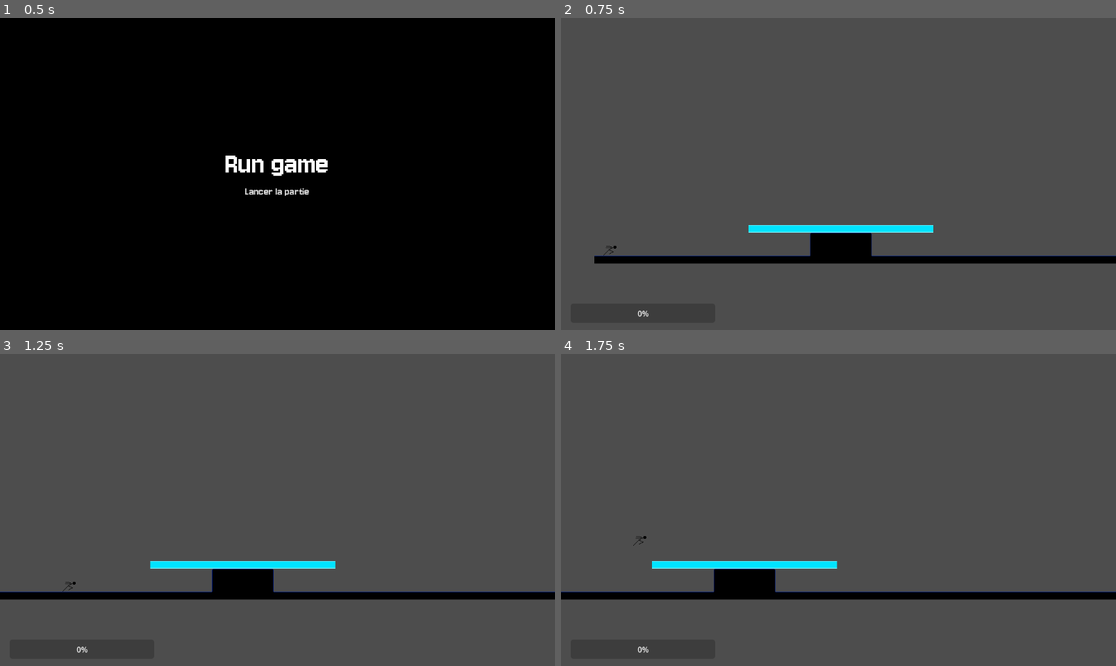
Above: before the commit, frames 1-4 (two rows, left to right).
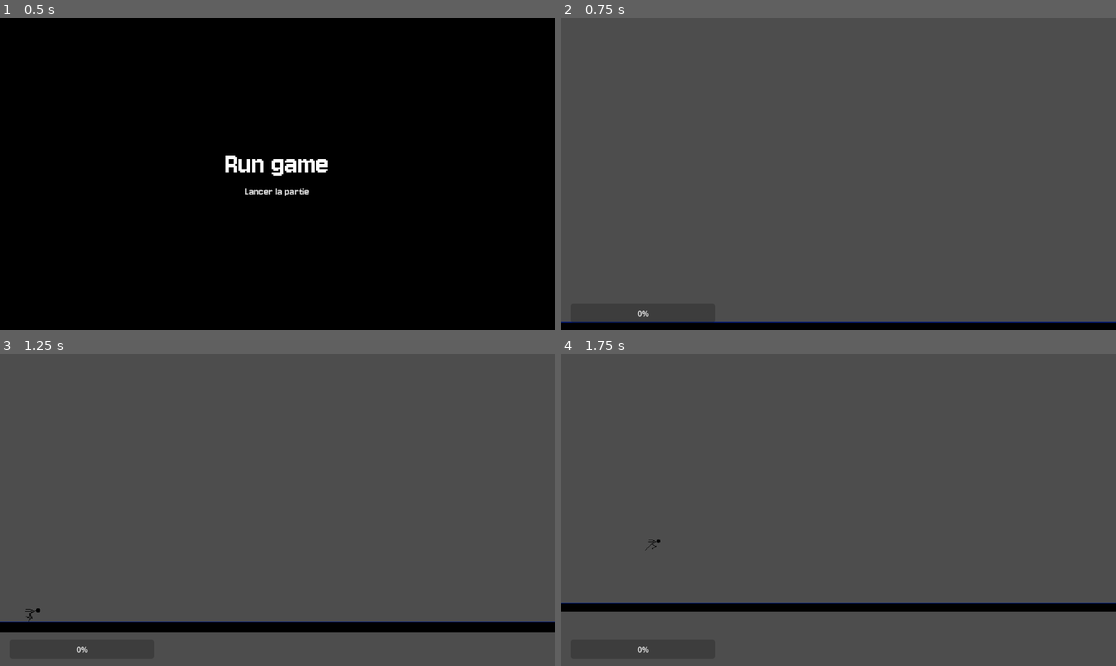
Above: after the commit, the same moments.

Repository: lcourseaux0202/rungame
Game: Godot game, scene res://Scenes/UI/StartMenu.tscn
Two runs of this game, one before a commit and one after it. Both use one fixed random seed, a clock stepped at 60 frames per second and the inputs below.
Inputs:
- Up to frame 1 (0.5 s): no input
- Up to frame 2 (0.75 s): click "Lancer la partie" at 0.5 s
- Up to frame 3 (1.25 s): no input
- Up to frame 4 (1.75 s): hold Right (ui_right) from 1.28 s (still down); tap Up (ui_up) at 1.52 s

Frame 1 is identical in both runs. In frame 2, 6.8% of the frame differs, in the area x 0-100%, y 66-100%; in frame 3, 7.9%, in the area x 0-100%, y 66-90%; in frame 4, 7.2%.

Commit message:
Ajout d'un ralentissement progressif de la vitesse si le personnage court à une vitesse supérieure à max_speed

Diff:
--- a/Scenes/Game/Camera.tscn
+++ b/Scenes/Game/Camera.tscn
@@ -1,8 +1,51 @@
-[gd_scene load_steps=2 format=3 uid="uid://djtrd1gi0ccvr"]
+[gd_scene load_steps=5 format=3 uid="uid://djtrd1gi0ccvr"]
 
 [ext_resource type="Script" uid="uid://t2ojoljrtidp" path="res://Scripts/Game/Camera.gd" id="1_c5g0v"]
+
+[sub_resource type="Animation" id="Animation_b0how"]
+resource_name = "zoom_out"
+length = 3.0
+step = 1.0
+tracks/0/type = "value"
+tracks/0/imported = false
+tracks/0/enabled = true
+tracks/0/path = NodePath(".:zoom")
+tracks/0/interp = 1
+tracks/0/loop_wrap = true
+tracks/0/keys = {
+"times": PackedFloat32Array(0, 3),
+"transitions": PackedFloat32Array(0.241484, 1),
+"update": 0,
+"values": [Vector2(2, 2), Vector2(1, 1)]
+}
+
+[sub_resource type="Animation" id="Animation_whgkk"]
+length = 0.001
+tracks/0/type = "value"
+tracks/0/imported = false
+tracks/0/enabled = true
+tracks/0/path = NodePath(".:zoom")
+tracks/0/interp = 1
+tracks/0/loop_wrap = true
+tracks/0/keys = {
+"times": PackedFloat32Array(0),
+"transitions": PackedFloat32Array(1),
+"update": 0,
+"values": [Vector2(1, 1)]
+}
+
+[sub_resource type="AnimationLibrary" id="AnimationLibrary_njjoo"]
+_data = {
+&"RESET": SubResource("Animation_whgkk"),
+&"zoom_out": SubResource("Animation_b0how")
+}
 
 [node name="Camera" type="Camera2D"]
 position_smoothing_enabled = true
 position_smoothing_speed = 3.0
 script = ExtResource("1_c5g0v")
+
+[node name="AnimationPlayer" type="AnimationPlayer" parent="."]
+libraries = {
+&"": SubResource("AnimationLibrary_njjoo")
+}
--- a/Scenes/Player/Player.tscn
+++ b/Scenes/Player/Player.tscn
@@ -95,7 +95,6 @@
 libraries = {
 &"": SubResource("AnimationLibrary_5birp")
 }
-speed_scale = 2.0
 
 [node name="StateMachine" type="Node" parent="." node_paths=PackedStringArray("initial_state")]
 script = ExtResource("3_i5acl")
--- a/Scripts/Game/Camera.gd
+++ b/Scripts/Game/Camera.gd
@@ -1 +1,6 @@
 class_name Camera extends Camera2D
+
+@onready var animation_player: AnimationPlayer = $AnimationPlayer
+
+func _ready() -> void:
+	animation_player.play("zoom_out")
--- a/Scripts/Game/Game.gd
+++ b/Scripts/Game/Game.gd
@@ -12,12 +12,20 @@
 var sections_queue : Array[Section]
 
 func _ready() -> void:
+	_place_selected_section(1)
 	for i in range(sectionNumber):
 		_place_random_section()
 
+func _place_selected_section(index : int) -> void:
+	var new_section : Section = sections.get(index).instantiate()
+	_place_section(new_section)
+
+
 func _place_random_section() -> void:
 	var new_section : Section = sections.pick_random().instantiate()
+	_place_section(new_section)
 
+func _place_section(new_section : Section) -> void:
 	if next_section_marker:
 		new_section.global_position = next_section_marker.global_position
 
--- a/Scripts/Player/Player.gd
+++ b/Scripts/Player/Player.gd
@@ -1,16 +1,18 @@
 class_name Player extends CharacterBody2D
 
-@export var base_speed := 200.0
+@export var base_speed := 400.0
 @export var max_speed := 1000.0
-@export var acceleration := 100.0
-@export var deceleration := 50.0
+@export var acceleration := 180.0
+@export var deceleration := 300.0
 @export var rail_acceleration := -100.0
 @export var gravity := 3000.0
 @export var jump_impulse := 800.0
 @export var fast_fall_power := 1000.0
+@export_range(1.0,3.0) var boost_factor := 1.5
 @export var boost_generation := 50.0
 @export var stock_needed_for_boost := 30.0
 @export_range(1,10) var jump_number := 2
+@export_range(0.0,10.0) var min_animation_speed_scale := 0.6
 
 @onready var speed = base_speed
 @onready var boost_stock = 0
@@ -22,7 +24,7 @@
 var obstacle_encountered : bool = false
 
 func _process(_delta: float) -> void:
-	pass
+	print(int(speed))
 
 func _on_rail_detector_body_entered(body: Node2D) -> void:
 	if body.is_in_group("Rails"):
--- a/Scripts/Player/States/Boosting.gd
+++ b/Scripts/Player/States/Boosting.gd
@@ -2,14 +2,14 @@
 
 func enter(previous_state_path: String, data := {}) -> void:
 	player.animation_player.play("RunAnimation")
-	player.speed = player.max_speed * 2
+	player.speed = player.max_speed * player.boost_factor
 	player.boost_stock -= player.stock_needed_for_boost
 
 	EventBus.boost_value_changed.emit(player.boost_stock)
 
 func physics_update(delta: float) -> void:
-	player.animation_player.speed_scale = inverse_lerp(player.base_speed, player.max_speed * 2, player.speed) * 3
-	player.speed = player.speed - player.deceleration
+	player.animation_player.speed_scale = max(inverse_lerp(player.base_speed, player.max_speed * 2, player.speed) * 3, player.min_animation_speed_scale)
+	player.speed = player.speed - player.deceleration * delta
 	player.velocity.x = player.speed
 	player.velocity.y += player.gravity * delta
 	player.move_and_slide()
@@ -24,3 +24,5 @@
 		finished.emit(FALLING)
 	elif Input.is_action_just_pressed("ui_up"):
 		finished.emit(JUMPING)
+	elif Input.is_action_just_pressed("ui_right") and player.boost_stock >= player.stock_needed_for_boost:
+		finished.emit(BOOSTING)
--- a/Scripts/Player/States/Running.gd
+++ b/Scripts/Player/States/Running.gd
@@ -5,8 +5,11 @@
 	player.set_collision_mask_value(1, true)
 
 func physics_update(delta: float) -> void:
-	player.animation_player.speed_scale = inverse_lerp(player.base_speed, player.max_speed * 2, player.speed) * 3
-	player.speed = clamp(player.speed + player.acceleration * delta, player.base_speed, player.max_speed)
+	player.animation_player.speed_scale = max(inverse_lerp(player.base_speed, player.max_speed * 2, player.speed) * 3, player.min_animation_speed_scale)
+	if(player.speed > player.max_speed):
+		player.speed = player.speed - player.deceleration * delta
+	else:
+		player.speed = clamp(player.speed + player.acceleration * delta, player.base_speed, player.max_speed)
 	player.velocity.x = player.speed
 	player.velocity.y += player.gravity * delta
 	player.move_and_slide()
